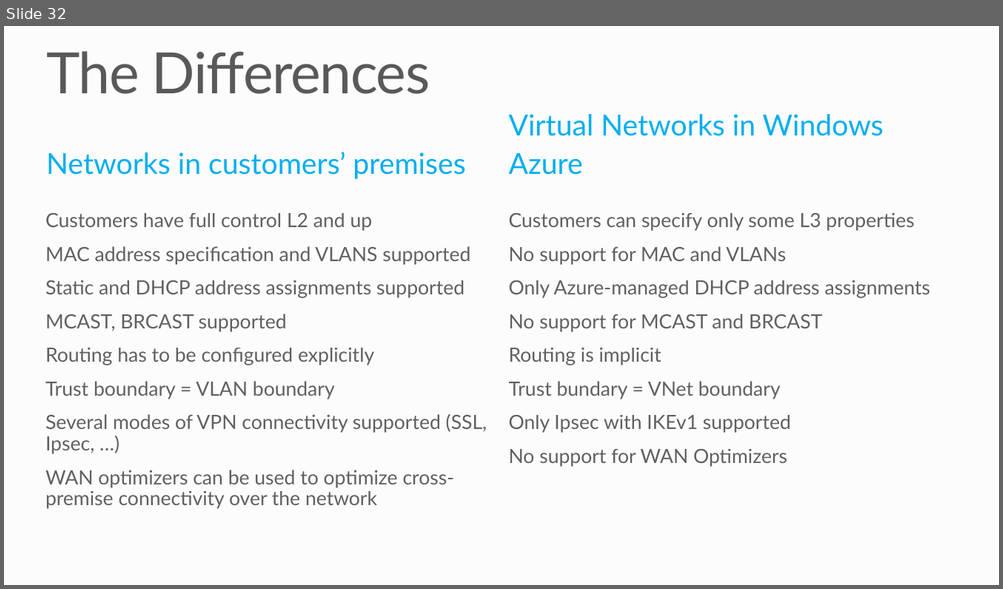
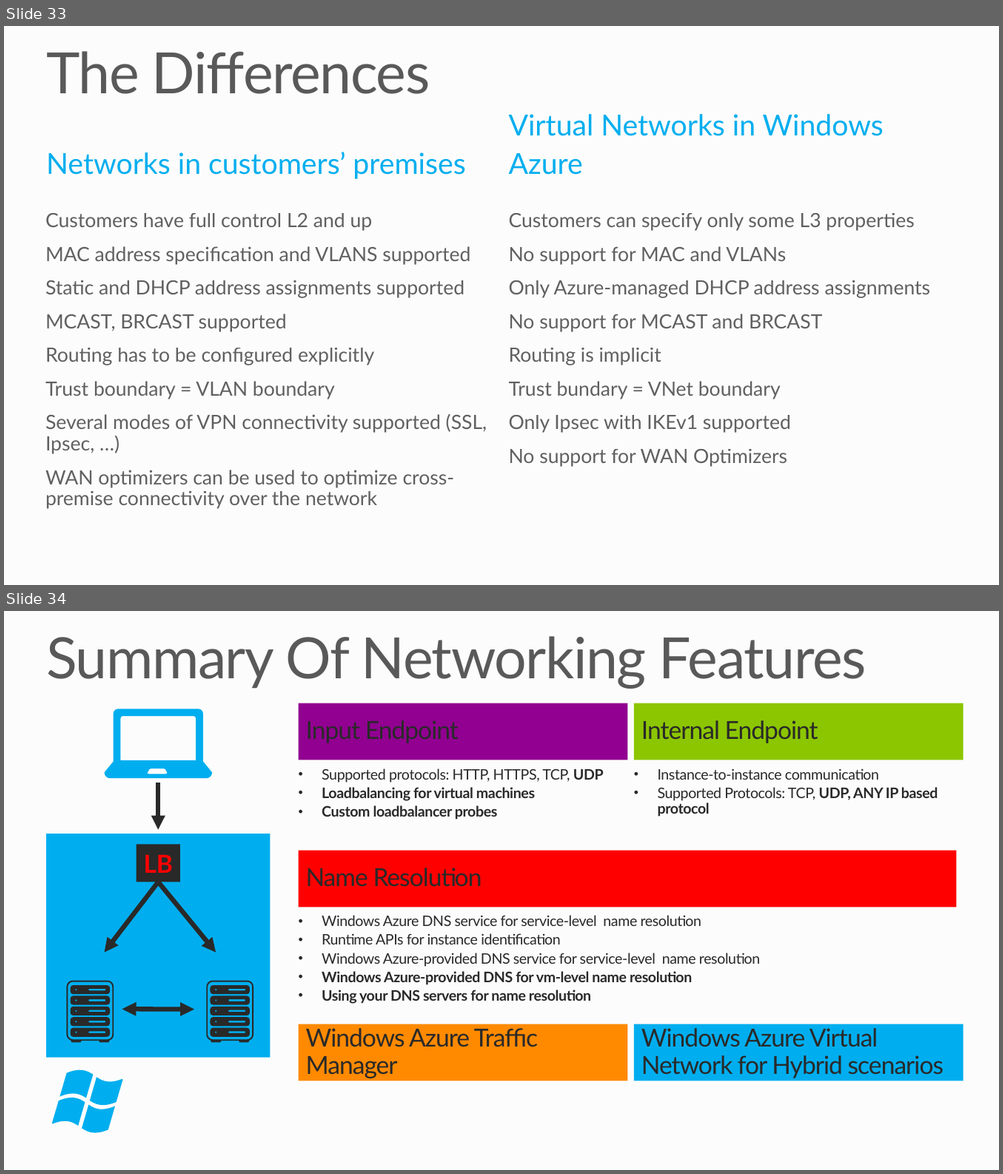
Before and after one commit to mwasham/WATK-Presentations, a slide deck: VirtualNetworks/VirtualNetworks.pptx. Shown one above the other, each under a label of ours: slide 32 before the commit, slides 33 and 34 after it. The pictures are 1003x589 and 1003x1174 pixels, drawn with LibreOffice and Linux fonts; fonts in the diff are those of the drawing; background and template pictures are left out. Boxes give left, top, right and bottom in pixels: in the first picture for what was removed or moved away, otherwise in the second. Text is boxed around its words. In the diff, an @@ line names an element or a change of style, - is before the commit and + after.

Commit message:
updated slides

```diff
--- a/VirtualNetworks/VirtualNetworks.pptx
+++ b/VirtualNetworks/VirtualNetworks.pptx
@@ slide 34 added at bbox=[4, 611, 999, 1170], background #FCFCFC @@
@@ title added at bbox=[46, 636, 866, 689], 55 pt, text #595959 @@
+Summary Of Networking Features
@@ freeform shape added at bbox=[104, 709, 211, 778], fill #00AEEF @@
@@ rectangle added at bbox=[298, 703, 627, 760], fill #910091, 24 pt, text #292929 @@
+Input Endpoint
@@ rectangle added at bbox=[634, 703, 963, 760], fill #8CC600, 24 pt, text #292929 @@
+Internal Endpoint
@@ arrow added from (159, 783) to (159, 829), #292929 4.5 pt @@
@@ text added at bbox=[321, 769, 603, 820], 14 pt, text #292929, bold @@
+• Supported protocols: HTTP, HTTPS, TCP, UDP
+• Loadbalancing for virtual machines
+• Custom loadbalancer probes
@@ text added at bbox=[657, 769, 938, 817], 14 pt, text #292929 @@
+• Instance-to-instance communication
+• Supported Protocols: TCP, UDP, ANY IP based protocol
@@ rectangle added at bbox=[46, 834, 270, 1058], fill #00AEEF @@
@@ rectangle added at bbox=[136, 845, 180, 882], fill #292929, 24 pt, text #FF0000, bold @@
+LB
@@ rectangle added at bbox=[298, 851, 956, 907], fill #FF0000, 24 pt, text #292929 @@
+Name Resolution
@@ arrow added from (159, 883) to (104, 953), #292929 4.5 pt @@
@@ arrow added from (159, 883) to (216, 953), #292929 4.5 pt @@
@@ text added at bbox=[321, 915, 760, 1004], 14 pt, text #292929 @@
+• Windows Azure DNS service for service-level name resolution
+• Runtime APIs for instance identification
+• Windows Azure-provided DNS service for service-level name resolution
+• Windows Azure-provided DNS for vm-level name resolution
+• Using your DNS servers for name resolution
@@ freeform shape added at bbox=[67, 981, 114, 1043], fill #292929 @@
@@ freeform shape added at bbox=[206, 981, 253, 1043], fill #292929 @@
@@ double arrow added from (194, 1009) to (122, 1009), #292929 4.5 pt @@
@@ rectangle added at bbox=[298, 1025, 627, 1081], fill #FF8A00, 24 pt, text #292929 @@
+Windows Azure Traffic Manager
@@ rectangle added at bbox=[634, 1025, 963, 1081], fill #00AEEF, 24 pt, text #292929 @@
+Windows Azure Virtual Network for Hybrid scenarios
@@ freeform shape added at bbox=[52, 1068, 122, 1136], fill #00AEEF @@
@@ what was slide 32 is now slide 33 @@
```
Also in this commit, not shown: 1 other slide added.
